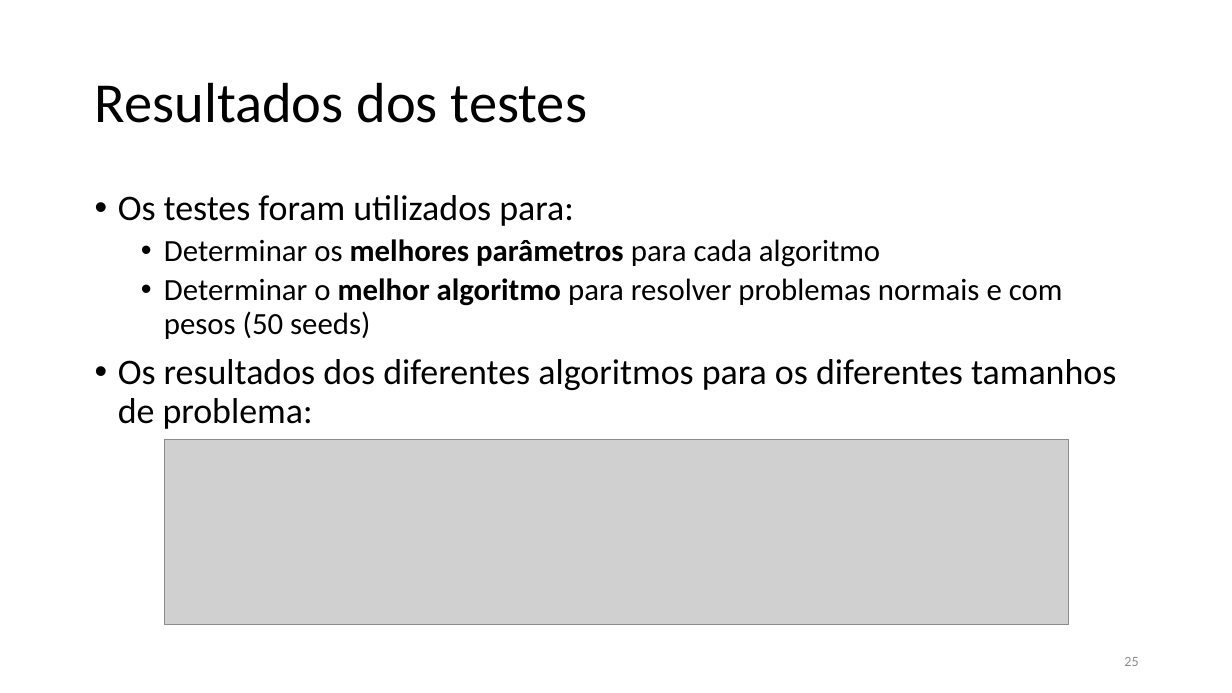
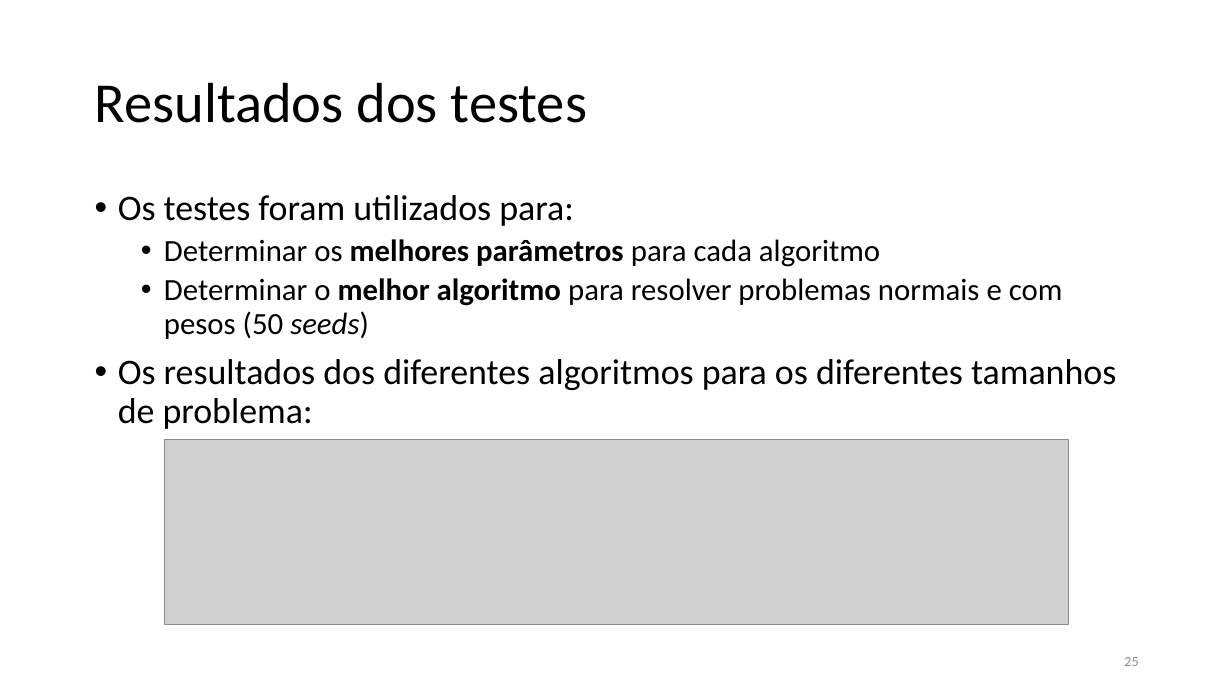
Before and after one commit to xQsme/RLP_Qt, a slide deck: slide 25 of powerpoint_defesa.pptx. Drawn at 1232x693 pixels with LibreOffice and Linux fonts; fonts in the diff are those of the drawing; grey boxes stand for pictures. Boxes give left, top, right and bottom in pixels: in the first picture for what was removed or moved away, otherwise in the second. Text is boxed around its words. In the diff, an @@ line names an element or a change of style, - is before the commit and + after.

```diff
--- a/powerpoint_defesa.pptx
+++ b/powerpoint_defesa.pptx
@@ text at box(164, 278, 1063, 339): italic on in "seeds)" @@
```
Also in this commit, not shown: 10 other slides changed, 6 other files.
